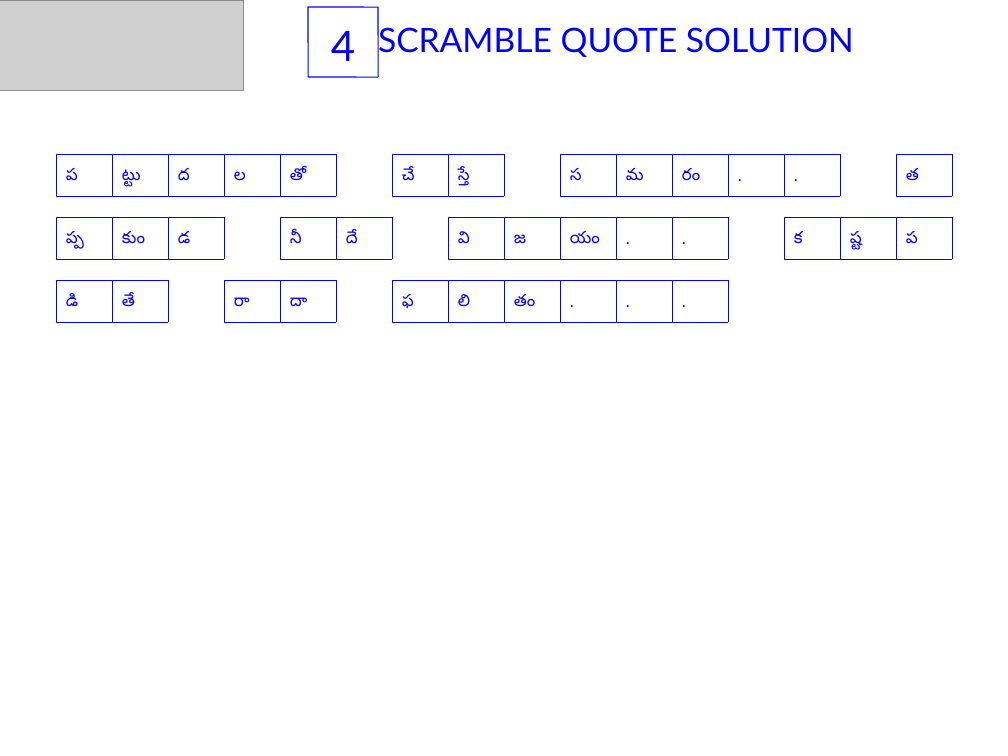
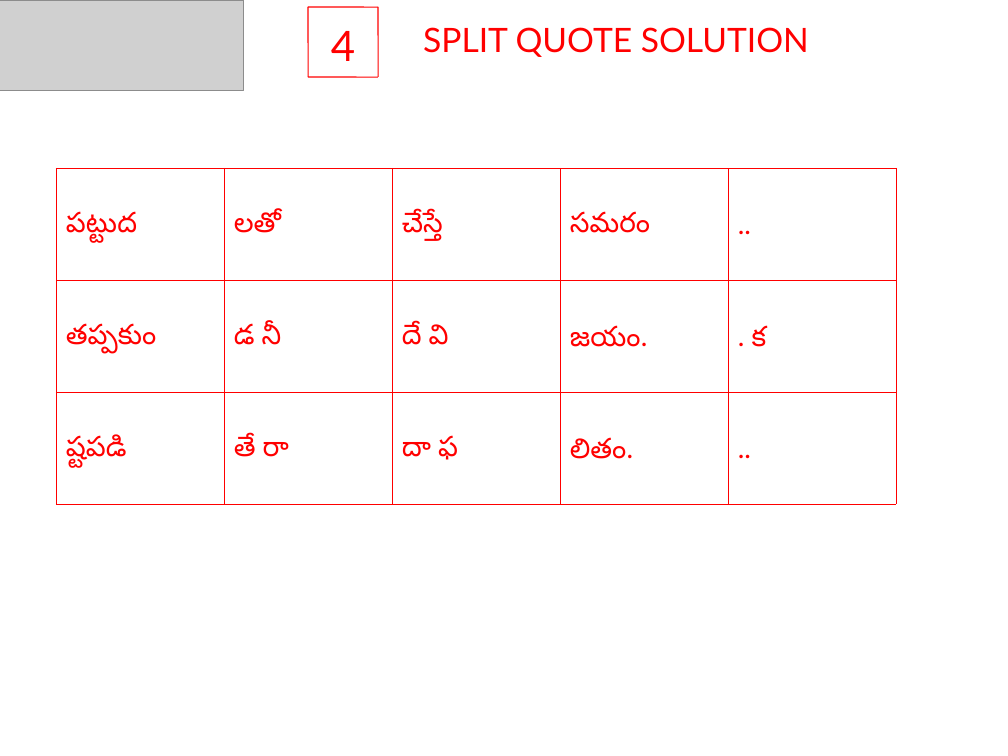
Before and after one commit to sjasthi/auto_quotes_java, a slide deck: slide 9 of Puzzles.ppt. Drawn at 1008x756 pixels with LibreOffice and Linux fonts; fonts in the diff are those of the drawing; grey boxes stand for pictures. Boxes give left, top, right and bottom in pixels: in the first picture for what was removed or moved away, otherwise in the second. Text is boxed around its words. In the diff, an @@ line names an element or a change of style, - is before the commit and + after.

Commit message:
3/30
Update to SplitQuote. Now using chunk size method.

```diff
--- a/Puzzles.ppt
+++ b/Puzzles.ppt
@@ text "4" at (x1=331, y1=31, x2=355, y2=61): text colour #0000FF to #FF0000 @@
@@ line (308, 7) - (378, 7): stroke #0000FF 0.74 pt to #FF0000 0.74 pt @@
@@ line (308, 7) - (308, 77): stroke #0000FF 0.74 pt to #FF0000 0.74 pt @@
@@ line (378, 7) - (378, 77): stroke #0000FF 0.74 pt to #FF0000 0.74 pt @@
@@ text at (x1=423, y1=27, x2=809, y2=57): text changed; text colour #0000FF to #FF0000 @@
-SCRAMBLE QUOTE SOLUTION
+SPLIT QUOTE SOLUTION
@@ line (308, 77) - (378, 77): stroke #0000FF 0.74 pt to #FF0000 0.74 pt @@
@@ table removed at (x1=56, y1=154, x2=960, y2=311), 1 rows, 16 columns @@
-ప | ట్టు | ద | ల | తో |  | చే | స్తే |  | స | మ | రం | . | . |  | త
@@ table added at (x1=56, y1=168, x2=898, y2=616), 4 rows, 5 columns @@
+పట్టుద | లతో | చేస్తే | సమరం | ..
+తప్పకుం | డ నీ | దే వి | జయం. | . క
+ష్టపడి | తే రా | దా ఫ | లితం. | ..
+ |  |  |  | 
@@ table removed at (x1=56, y1=217, x2=960, y2=311), 1 rows, 16 columns @@
-ప్ప | కుం | డ |  | నీ | దే |  | వి | జ | యం | . | . |  | క | ష్ట | ప
@@ table removed at (x1=56, y1=280, x2=960, y2=323), 1 rows, 16 columns @@
-డి | తే |  | రా | దా |  | ఫ | లి | తం | . | . | . |  |  |  | 
```
Also in this commit, not shown: 9 other slides changed, 7 other files.
